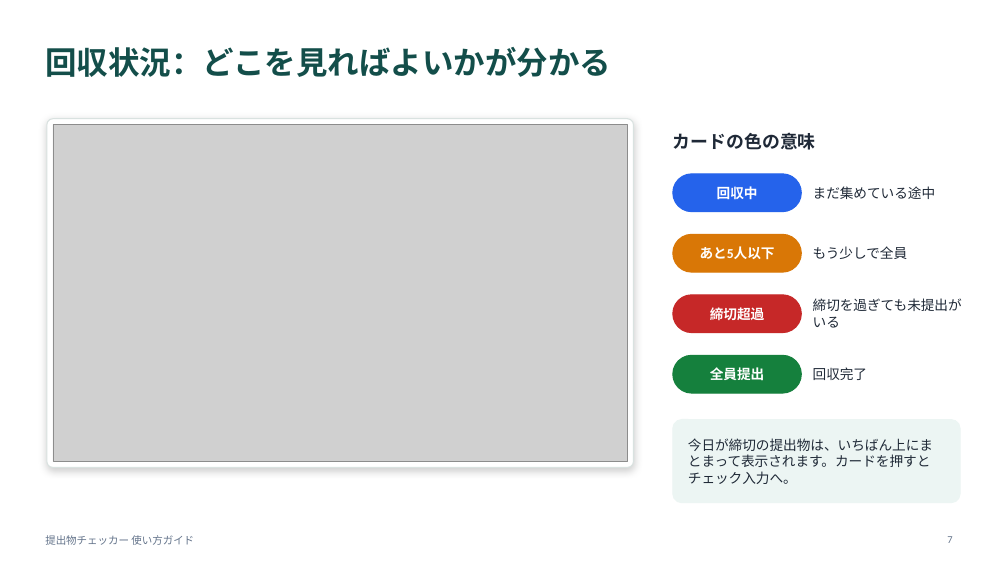
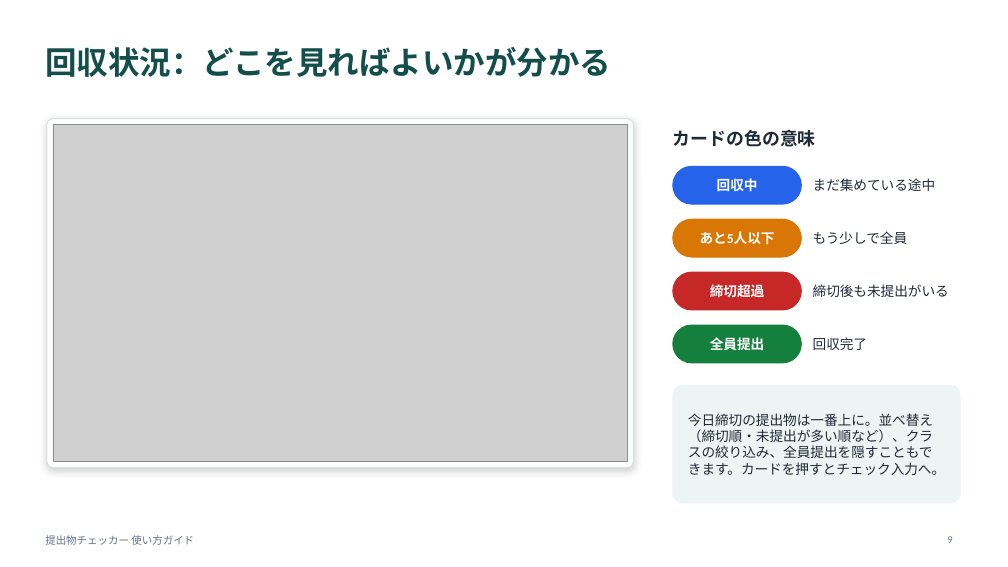
Before and after one commit to daharakazu-glitch/homework-checker, a slide deck: slide 9 of docs/提出物チェッカー_使い方ガイド.pptx (slide 7 before the commit). Drawn at 1008x567 pixels with LibreOffice and Linux fonts; fonts in the diff are those of the drawing; grey boxes stand for pictures. Boxes give left, top, right and bottom in pixels: in the first picture for what was removed or moved away, otherwise in the second. Text is boxed around its words. In the diff, an @@ line names an element or a change of style, - is before the commit and + after.

```diff
--- a/docs/提出物チェッカー_使い方ガイド.pptx
+++ b/docs/提出物チェッカー_使い方ガイド.pptx
@@ 2 texts, 1 rounded rectangle: place and size @@
-2 texts, 1 rounded rectangle at (673,174,936,212)
+2 texts, 1 rounded rectangle at (673,166,936,204)
@@ 2 texts, 1 rounded rectangle: place and size @@
-2 texts, 1 rounded rectangle at (673,234,908,272)
+2 texts, 1 rounded rectangle at (673,219,908,257)
@@ text "締切超過": place and size @@
-text "締切超過" at (710,305,764,323)
+text "締切超過" at (710,283,764,301)
@@ rounded rectangle: place and size @@
-rounded rectangle at (673,295,802,333)
+rounded rectangle at (673,272,802,310)
@@ text at (813,284,949,297): text changed @@
-締切を過ぎても未提出がいる
+締切後も未提出がいる
@@ 2 texts, 1 rounded rectangle: place and size @@
-2 texts, 1 rounded rectangle at (673,355,867,393)
+2 texts, 1 rounded rectangle at (673,325,867,363)
@@ rounded rectangle: place and size @@
-rounded rectangle at (673,420,960,503)
+rounded rectangle at (673,386,960,503)
@@ rounded rectangle at (673,386,960,503): proportions changed @@
@@ text at (688,413,945,475): text changed @@
-今日が締切の提出物は、いちばん上にまとまって表示されます。カードを押すとチェック入力へ。
+今日締切の提出物は一番上に。並べ替え（締切順・未提出が多い順など）、クラスの絞り込み、全員提出を隠すこともできます。カードを押すとチェック入力へ。
```
Also in this commit, not shown: 11 other slides changed, 8 slides added, 1 slide removed.
